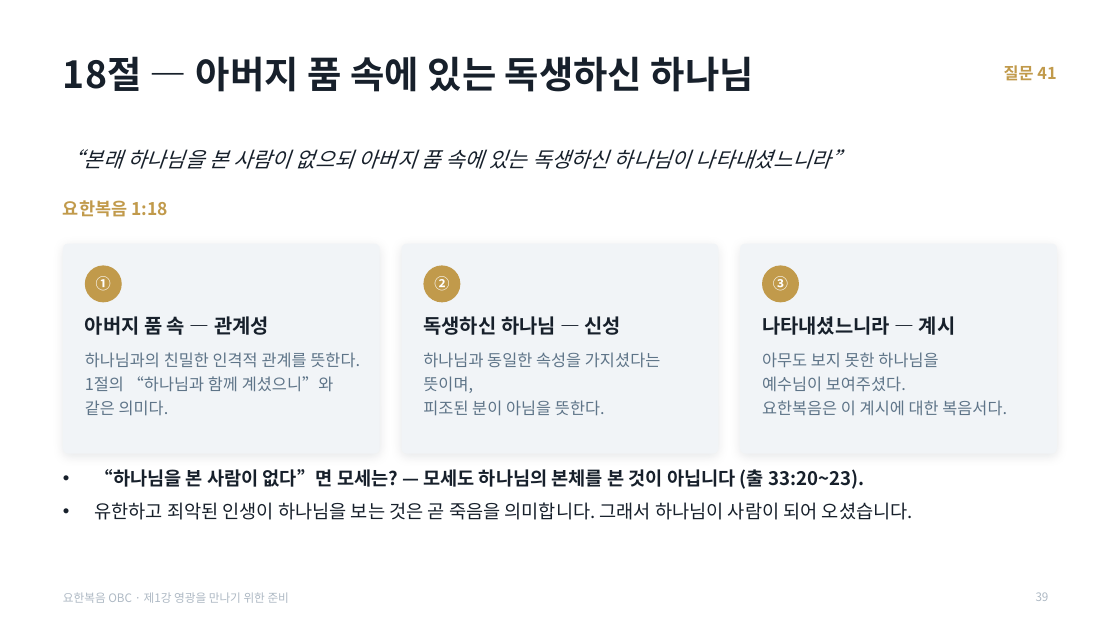
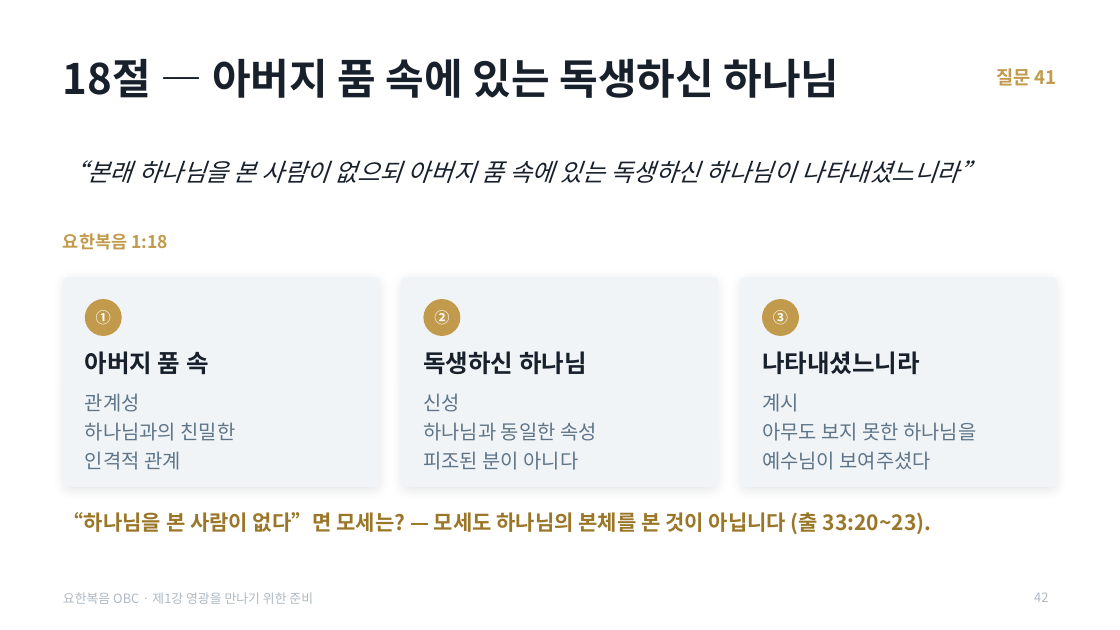
Before and after one commit to mio-modu/bible_GospelofJohn, a slide deck: slide 42 of dist/요한복음_1강_영광을_만나기_위한_준비.pptx (slide 39 before the commit). Drawn at 1120x630 pixels with LibreOffice and Linux fonts; fonts in the diff are those of the drawing. Boxes give left, top, right and bottom in pixels: in the first picture for what was removed or moved away, otherwise in the second. Text is boxed around its words. In the diff, an @@ line names an element or a change of style, - is before the commit and + after.

```diff
--- a/dist/요한복음_1강_영광을_만나기_위한_준비.pptx
+++ b/dist/요한복음_1강_영광을_만나기_위한_준비.pptx
@@ title "18절 — 아버지 품 속에 ..." at [63,58,840,98]: size 32 to 36 pt @@
@@ text "질문 41": place and size @@
-text "질문 41" at [1004,65,1056,81]
+text "질문 41" at [996,68,1057,86]
@@ text "질문 41" at [996,68,1057,86]: size 14 to 16 pt @@
@@ text "“본래 하나님을 본 사람이 없으되 ...": place and size @@
-text "“본래 하나님을 본 사람이 없으되 ..." at [63,149,852,169]
+text "“본래 하나님을 본 사람이 없으되 ..." at [63,160,983,183]
@@ text "“본래 하나님을 본 사람이 없으되 ..." at [63,160,983,183]: size 18 to 21 pt @@
@@ 4 texts, 3 rounded rectangles, 3 ellipses: place and size @@
-4 texts, 3 rounded rectangles, 3 ellipses at [63,200,1057,454]
+4 texts, 3 rounded rectangles, 3 ellipses at [63,233,1057,487]
@@ text at [85,351,209,375]: text changed; size 17 to 21 pt @@
-아버지 품 속 — 관계성
+아버지 품 속
@@ text at [423,351,587,375]: text changed; size 17 to 21 pt @@
-독생하신 하나님 — 신성
+독생하신 하나님
@@ text at [762,351,920,375]: text changed; size 17 to 21 pt @@
-나타내셨느니라 — 계시
+나타내셨느니라
@@ text "계시": place and size @@
-text "계시" at [762,352,1007,416]
+text "계시" at [762,393,976,470]
@@ text at [85,393,236,470]: text changed; size 14 to 17 pt @@
-하나님과의 친밀한 인격적 관계를 뜻한다.
-1절의 “하나님과 함께 계셨으니”와 같은 의미다.
+관계성
+하나님과의 친밀한
+인격적 관계
@@ text at [423,393,597,470]: text changed; size 14 to 17 pt @@
-하나님과 동일한 속성을 가지셨다는 뜻이며,
-피조된 분이 아님을 뜻한다.
+신성
+하나님과 동일한 속성
+피조된 분이 아니다
@@ text at [762,393,799,412]: paragraph added @@
+계시
@@ text at [762,422,976,441]: size 14 to 17 pt in "아무도 보지 못한 하나님을" @@
@@ text at [762,451,931,470]: text changed; size 14 to 17 pt @@
-예수님이 보여주셨다.
-요한복음은 이 계시에 대한 복음서다.
+예수님이 보여주셨다
@@ text "“하나님을 본 사람이 없다”면 모세는? ...": place and size @@
-text "“하나님을 본 사람이 없다”면 모세는? ..." at [94,469,913,520]
+text "“하나님을 본 사람이 없다”면 모세는? ..." at [63,512,931,534]
@@ text "“하나님을 본 사람이 없다”면 모세는? ..." at [63,512,931,534]: size 16 to 18 pt, text colour #17202B to #9A7628; bullet • to none; less space between paragraphs; vertical alignment top to middle @@
@@ text at [94,502,913,520]: paragraph removed @@
-• 유한하고 죄악된 인생이 하나님을 보는 것은 곧 죽음을 의미합니다. 그래서 하나님이 사람이 되어 오셨습니다.
@@ text "요한복음 OBC · 제1강 영광을 ..." at [63,592,313,604]: size 10 to 11 pt @@
@@ page number at [1034,592,1048,602]: text changed; size 10 to 11 pt @@
-39
+42
```
Also in this commit, not shown: 43 other slides changed, 4 slides added, 8 other files.
